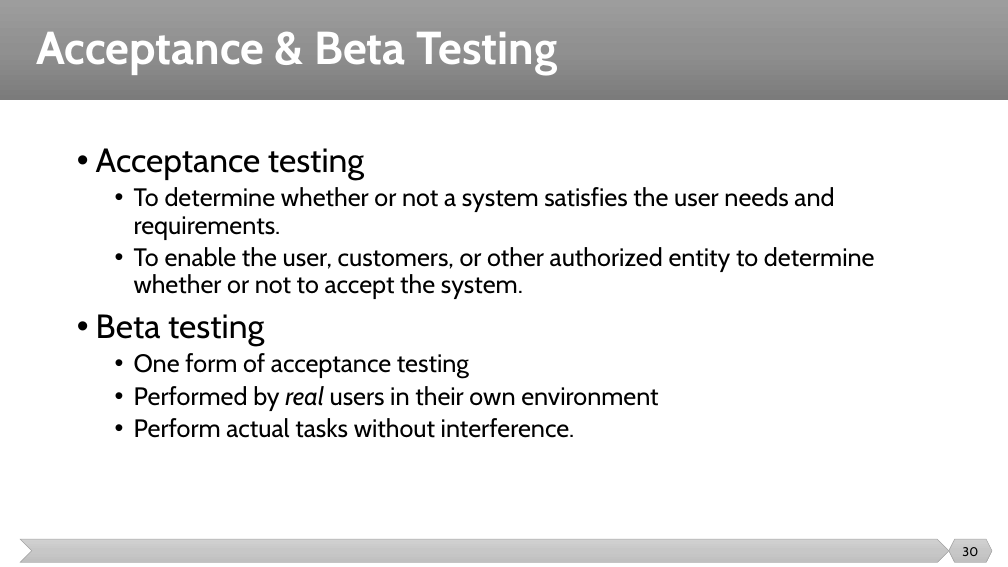
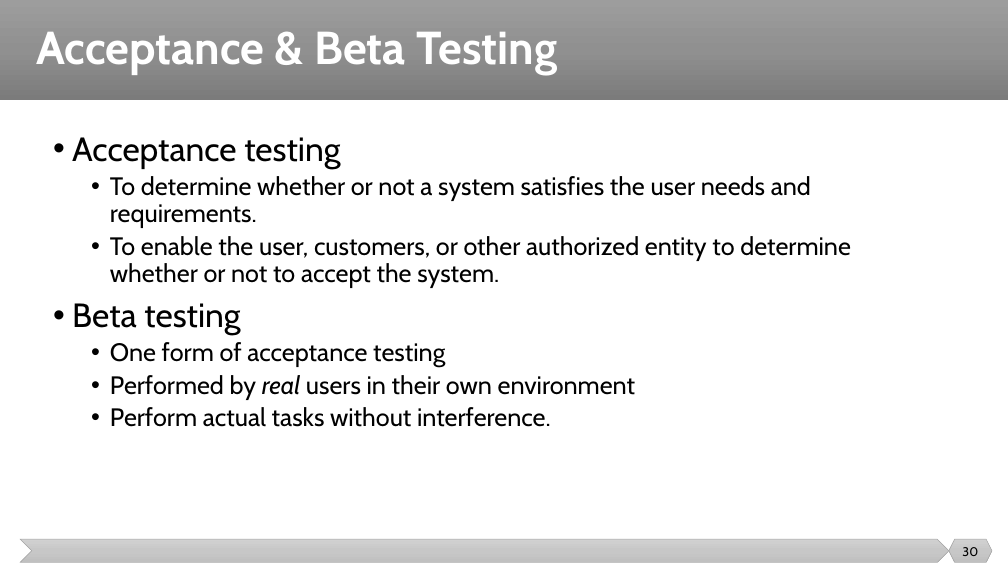
Before and after one commit to malenezi/malenezi, a slide deck: slide 30 of SE401/Lectures/2-Software Quality/Software Quality.pptx. Drawn at 1008x567 pixels with LibreOffice and Linux fonts; fonts in the diff are those of the drawing. Boxes give left, top, right and bottom in pixels: in the first picture for what was removed or moved away, otherwise in the second. Text is boxed around its words. In the diff, an @@ line names an element or a change of style, - is before the commit and + after.

```diff
--- a/SE401/Lectures/2-Software Quality/Software Quality.pptx
+++ b/SE401/Lectures/2-Software Quality/Software Quality.pptx
@@ text "Acceptance testing" moved from (x1=96, y1=148, x2=875, y2=438) to (x1=72, y1=137, x2=851, y2=427) @@
```
Also in this commit, not shown: 5 other slides changed.
